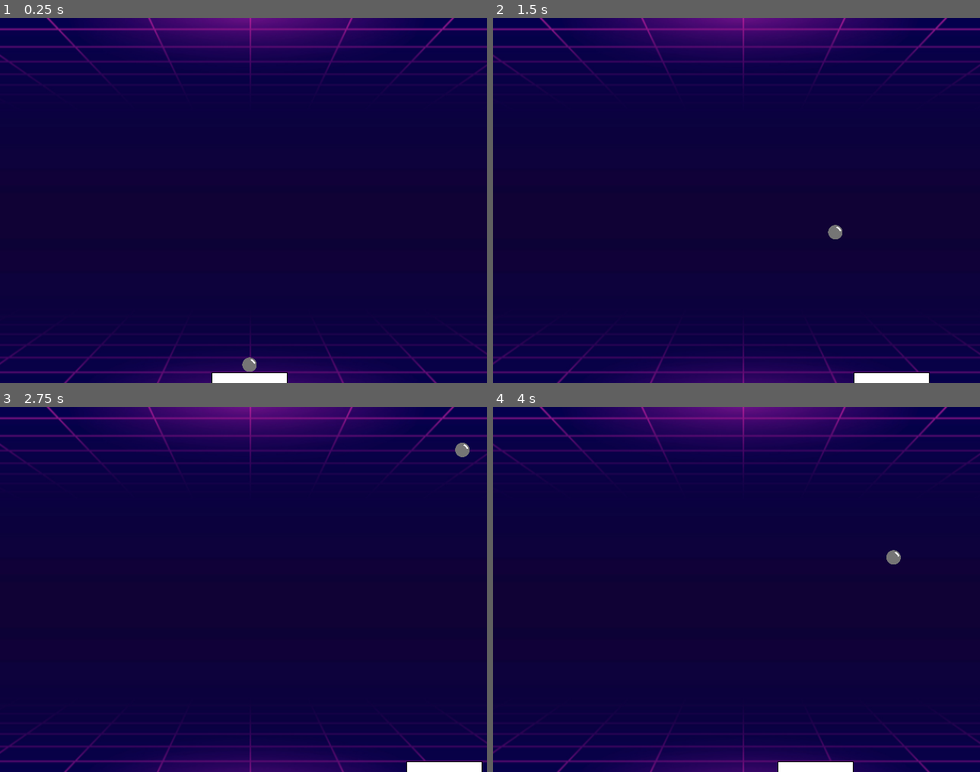
Above: before the commit, frames 1-4 (two rows, left to right).
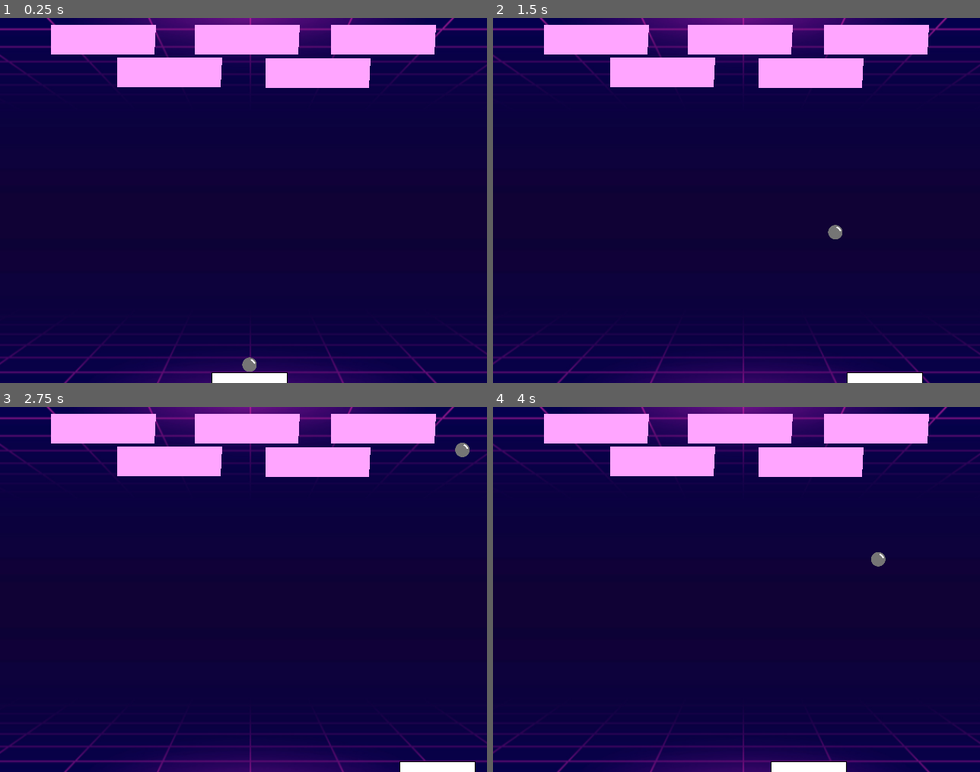
Above: after the commit, the same moments.

Repository: fabiolrodriguez/roguebrick
Game: Godot game, scene res://scenes/wrold.tscn
Same seed, same stepped clock (60 frames per second), same inputs: the game is played once before the commit and once after it.
Inputs:
- Up to frame 1 (0.25 s): no input
- Up to frame 2 (1.5 s): tap Enter (ui_accept) at 0.5, 0.77 s; hold Right (ui_right) 0.53-1.28 s; hold Left (ui_left) from 1.28 s (still down)
- Up to frame 3 (2.75 s): tap Enter (ui_accept) at 1.52 s; release Left (ui_left) at 2.03 s; hold Right (ui_right) from 2.03 s (still down)
- Up to frame 4 (4 s): tap Enter (ui_accept) at 3.02, 3.77 s; release Right (ui_right) at 3.53 s; hold Left (ui_left) from 3.53 s (still down)

The runs differ from the first frame. In frame 1, 8.7% of the frame differs, in the area x 10-90%, y 1-20%; in frame 2, 8.8%; in frame 3, 8.8%; in frame 4, 9.0%, in the area x 10-90%, y 1-100%.

Commit message:
backu bricks collision

Diff:
--- /dev/null
+++ b/scenes/brick.tscn
@@ -0,0 +1,18 @@
+[gd_scene format=3 uid="uid://bois2dx5b7vb4"]
+
+[ext_resource type="Script" uid="uid://cwgaiqyb68qpy" path="res://scripts/brick.gd" id="1_5l4w1"]
+
+[sub_resource type="RectangleShape2D" id="RectangleShape2D_jurt7"]
+size = Vector2(136, 37)
+
+[node name="brick" type="StaticBody2D" unique_id=97388442]
+script = ExtResource("1_5l4w1")
+
+[node name="collider" type="CollisionShape2D" parent="." unique_id=1721378453]
+position = Vector2(1, -0.5)
+shape = SubResource("RectangleShape2D_jurt7")
+
+[node name="Polygon2D" type="Polygon2D" parent="." unique_id=615326441]
+position = Vector2(-67, -18)
+color = Color(1, 0.64705884, 1, 1)
+polygon = PackedVector2Array(-1, -1, 137, -1, 135, 38, -1, 38)
--- a/scenes/wrold.tscn
+++ b/scenes/wrold.tscn
@@ -4,6 +4,7 @@
 [ext_resource type="Script" uid="uid://ixj2bllhp7t" path="res://scripts/main.gd" id="1_x26i3"]
 [ext_resource type="PackedScene" uid="uid://dpfa4erbdltn0" path="res://scenes/player.tscn" id="2_rfnaa"]
 [ext_resource type="PackedScene" uid="uid://s6uj340am82q" path="res://scenes/ball.tscn" id="3_ninex"]
+[ext_resource type="PackedScene" uid="uid://bois2dx5b7vb4" path="res://scenes/brick.tscn" id="5_vdhx6"]
 
 [sub_resource type="RectangleShape2D" id="RectangleShape2D_w04al"]
 size = Vector2(15, 513)
@@ -24,7 +25,7 @@
 collision_mask = 12
 
 [node name="left_collider" type="CollisionShape2D" parent="left_wall" unique_id=2056553325]
-position = Vector2(-2.5, 246.5)
+position = Vector2(-6.5, 246.5)
 shape = SubResource("RectangleShape2D_w04al")
 
 [node name="right_wall" type="StaticBody2D" parent="." unique_id=275910563]
@@ -32,7 +33,7 @@
 collision_mask = 12
 
 [node name="right_collider" type="CollisionShape2D" parent="right_wall" unique_id=113880498]
-position = Vector2(661.5, 246.5)
+position = Vector2(652.5, 246.5)
 shape = SubResource("RectangleShape2D_w04al")
 
 [node name="top_wall" type="StaticBody2D" parent="." unique_id=2063075969]
@@ -59,4 +60,21 @@
 position = Vector2(325, 271)
 scale = Vector2(0.25, 0.25)
 
+[node name="bricks" type="Node2D" parent="." unique_id=393319109]
+
+[node name="brick" parent="bricks" unique_id=97388442 instance=ExtResource("5_vdhx6")]
+position = Vector2(324, 28)
+
+[node name="brick2" parent="bricks" unique_id=291946354 instance=ExtResource("5_vdhx6")]
+position = Vector2(417, 72)
+
+[node name="brick3" parent="bricks" unique_id=931468308 instance=ExtResource("5_vdhx6")]
+position = Vector2(222, 71)
+
+[node name="brick4" parent="bricks" unique_id=1630745735 instance=ExtResource("5_vdhx6")]
+position = Vector2(503, 28)
+
+[node name="brick5" parent="bricks" unique_id=1219388960 instance=ExtResource("5_vdhx6")]
+position = Vector2(135, 28)
+
 [connection signal="body_entered" from="deadzone" to="." method="_on_deadzone_body_entered"]
--- a/scripts/ball.gd
+++ b/scripts/ball.gd
@@ -26,6 +26,11 @@
 	var collision = move_and_collide(velocity * delta)
 
 	if collision:
+		var collider = collision.get_collider()
+
+		if collider.has_method("hit"):
+			collider.hit()
+
 		velocity = velocity.bounce(collision.get_normal()).normalized() * speed
 
 func launch():
--- /dev/null
+++ b/scripts/brick.gd
@@ -0,0 +1,7 @@
+extends StaticBody2D
+
+signal destroyed
+
+func hit():
+	destroyed.emit()
+	queue_free()
--- a/scripts/main.gd
+++ b/scripts/main.gd
@@ -3,9 +3,25 @@
 @onready var ball = $ball
 @onready var player = $player
 @onready var deadzone = $deadzone
+@onready var bricks = $bricks
+
+var brick_scene = preload("res://scenes/brick.tscn")
+
+func spawn_brick(pos):
+
+	var brick = brick_scene.instantiate()
+	$bricks_container.add_child(brick)
+
+	brick.position = pos
+
+	brick.destroyed.connect(check_bricks)
 
 func _on_deadzone_body_entered(body):
 	print(body)
 	print(body.get_script())
 	if body.name == "ball":
 		body.call_deferred("stick_to_player")
+
+func check_bricks():
+	if bricks.get_child_count() == 0:
+		print("fase completa")
Not shown, added: scripts/brick.gd.uid
